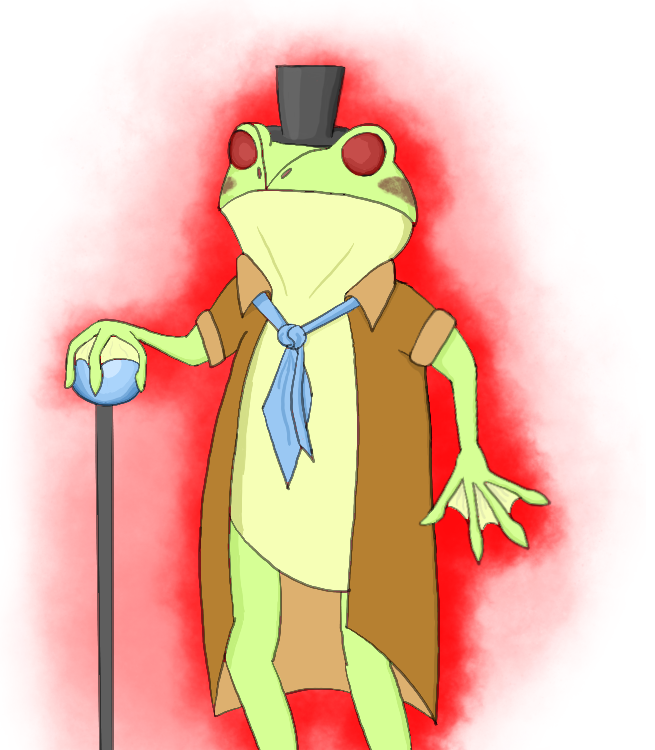
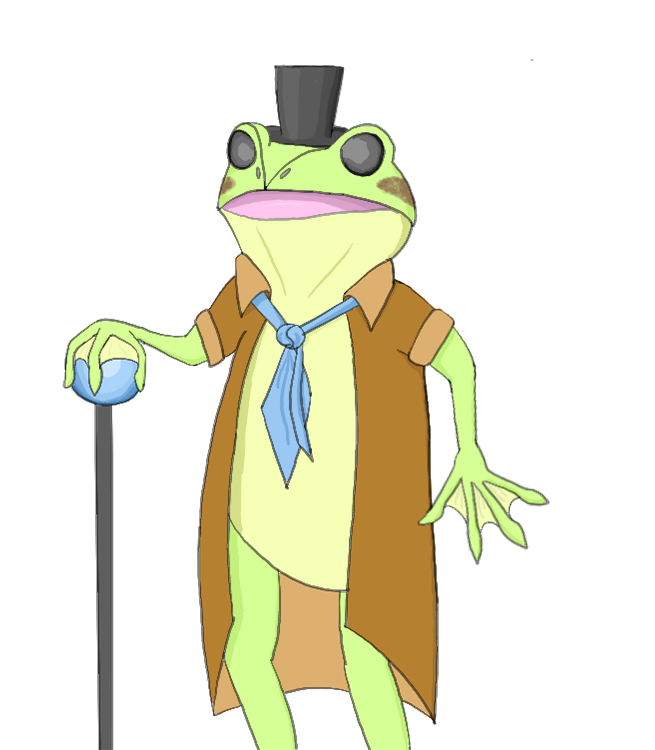
Revision of a layered 655px x 750px image; what changed, layer by layer:
added layer "neutral talking" above "murderous talking" over (62, 58, 550, 750)
hid "murderous" over (0, 0, 646, 750)
